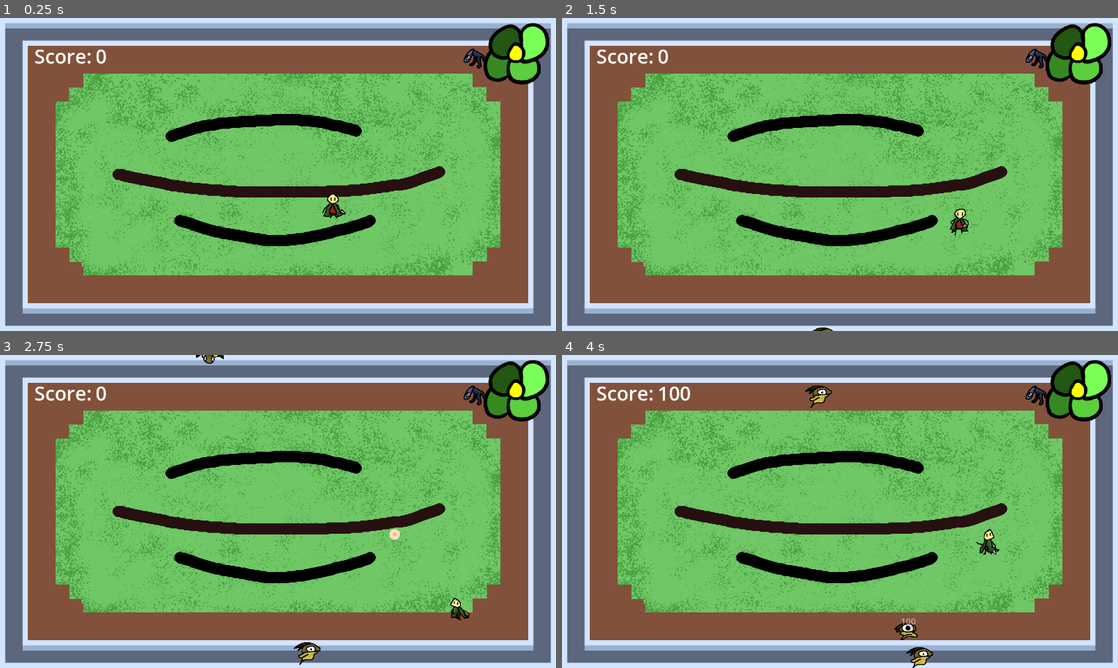
Above: before the commit, frames 1-4 (two rows, left to right).
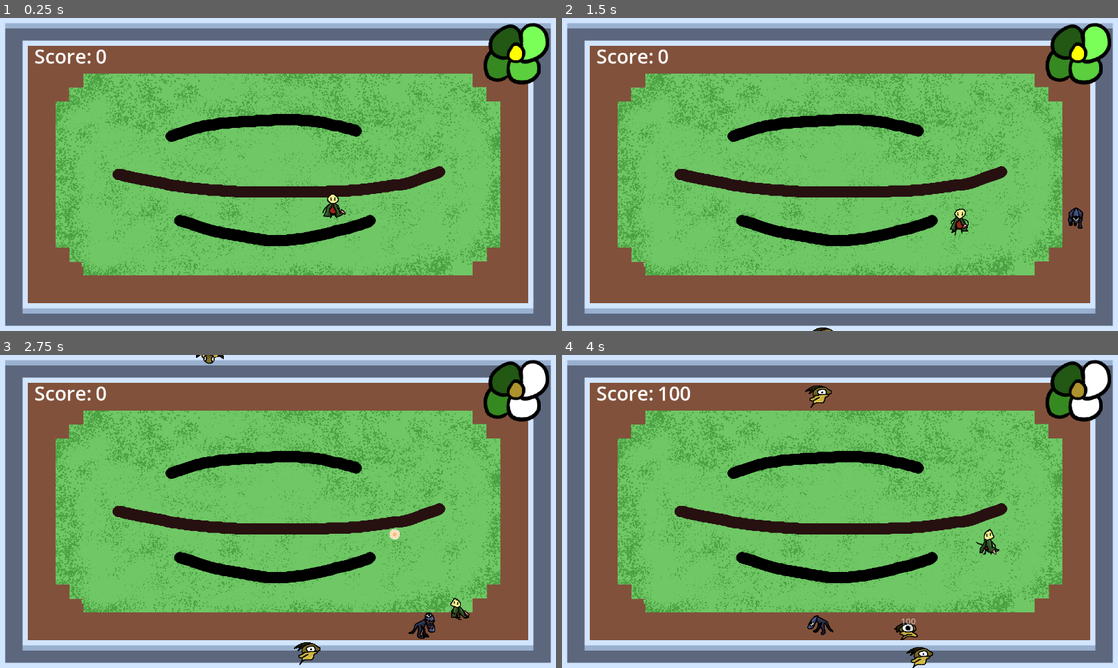
Above: after the commit, the same moments.

Repository: NaoiseRyan/2d-shooting-game-remake
Game: Godot game, scene res://Scenes/main.tscn
Two runs of this game, one before a commit and one after it. Both use one fixed random seed, a clock stepped at 60 frames per second and the inputs below.
Inputs (mouse positions are in pixels of both pictures, inside the frame that each line leads up to):
- Up to frame 1 (0.25 s): no input
- Up to frame 2 (1.5 s): move the mouse to (962, 158) at 0.52 s; press the mouse at (962, 158) at 0.53 s; hold Right (move_right) 0.53-1.28 s; move the mouse to (728, 190) at 1.27 s; release the mouse at (728, 190) at 1.28 s; hold S (move_down) from 1.28 s (still down); click (728, 190) at 1.35 s
- Up to frame 3 (2.75 s): move the mouse to (333, 442) at 2.02 s; release S (move_down) at 2.03 s; press the mouse at (333, 442) at 2.03 s; hold Right (move_right) from 2.03 s (still down)
- Up to frame 4 (4 s): move the mouse to (812, 574) at 2.77 s; release Right (move_right) at 2.78 s; release the mouse at (812, 574) at 2.78 s; hold W (move_up) 2.78-3.53 s; click (812, 574) at 2.85 s; move the mouse to (1006, 558) at 3.52 s; press the mouse at (1006, 558) at 3.53 s; hold A (move_left) from 3.53 s (still down)

The runs differ from the first frame. In frame 1, 0.1% of the frame differs, in the area x 83-88%, y 9-17%; in frame 2, 0.3%; in frame 3, 1.0%, in the area x 73-99%, y 2-91%; in frame 4, 1.0%.

Commit message:
Added in enemyTwo movement, death and attack

Diff:
--- a/Scenes/enemy_two.gd
+++ b/Scenes/enemy_two.gd
@@ -3,7 +3,73 @@
 
 signal enemy_two_update_score(score, enemy_ref)
 
-const SPEED = 150.0
+const SPEED = 5.0
 const DAMAGE = 2
 const SCORE_VALUE = 200
 var direction
+
+var attacking = false
+
+var path_follow_ref
+
+#This entire class is fucked by not setting up a base class better
+
+func _physics_process(delta):
+	path_follow_ref.progress += SPEED
+	velocity = self.position - path_follow_ref.position
+	self.position = path_follow_ref.position
+
+func _process(delta):
+	animationHandler()
+
+func animationHandler():
+	if !attacking:
+		if velocity.y == 0 && velocity.x > 0:
+			$AnimatedSprite2D.play("run_left")
+		if velocity.y == 0 && velocity.x < 0:
+			$AnimatedSprite2D.play("run_right")
+		if velocity.x == 0 && velocity.y > 0:
+			$AnimatedSprite2D.play("run_up")
+		if velocity.x == 0 && velocity.y < 0:
+			$AnimatedSprite2D.play("run_down")
+
+#Actually the attack function
+func die():
+	attacking = true
+	$AnimatedSprite2D.play("attack")
+	await $AnimatedSprite2D.animation_finished
+	attacking = false
+
+func killed():
+	enemy_two_update_score.emit(SCORE_VALUE, self)
+	create_death_score_label()
+	set_physics_process(false)
+	set_process(false)
+	$CollisionShape2D.disabled = true
+	$AnimatedSprite2D.play("die")
+	await $AnimatedSprite2D.animation_finished
+	queue_free()
+
+func create_death_score_label():
+	#Creating the score label on enemy
+	var death_score_label = Label.new()
+	add_child(death_score_label)
+	death_score_label.text = str(SCORE_VALUE)
+	death_score_label.anchors_preset = 8
+	death_score_label.add_theme_font_size_override("font_size", 20)
+	#Tween to make text fly up after spawning
+	var position_tween = create_tween()
+	position_tween.tween_property(death_score_label, "position:y", death_score_label.position.y - 40, .35)
+	var alpha_tween = create_tween()
+	alpha_tween.tween_property(death_score_label, "modulate:a", 0, .35)
+
+func get_is_collision_active():
+	var return_var
+	if $CollisionShape2D.disabled:
+		return_var = false
+	else:
+		return_var = true
+	return return_var
+
+func record_path_follow(ref):
+	path_follow_ref = ref
--- a/Scenes/enemy_two.tscn
+++ b/Scenes/enemy_two.tscn
@@ -240,13 +240,14 @@
 [sub_resource type="RectangleShape2D" id="RectangleShape2D_1v5gq"]
 size = Vector2(51, 39.5)
 
-[node name="enemyTwo" type="CharacterBody2D"]
+[node name="enemyTwo" type="CharacterBody2D" groups=["enemy"]]
+collision_layer = 4
+collision_mask = 8
 script = ExtResource("1_8lbk7")
 
 [node name="AnimatedSprite2D" type="AnimatedSprite2D" parent="."]
 sprite_frames = SubResource("SpriteFrames_uag1l")
-animation = &"run_left"
-frame_progress = 0.167494
+animation = &"idle"
 
 [node name="CollisionShape2D" type="CollisionShape2D" parent="."]
 position = Vector2(0.5, -0.75)
--- a/Scenes/main.gd
+++ b/Scenes/main.gd
@@ -89,9 +89,9 @@
 	if enemy_two_array.size() < 2:
 		print("less then 3")
 		var new_enemy_two = enemyTwoResource.instantiate()
+		var enemy_spawn_location = $enemyNodes/enemyTwoPath/enemyTwoSpawnLocation
+		new_enemy_two.record_path_follow(enemy_spawn_location)
 		add_child(new_enemy_two)
-		var enemy_spawn_location = $enemyNodes/enemyTwoPath/enemyTwoSpawnLocation
 		enemy_spawn_location.progress_ratio = randf()
 		new_enemy_two.position = enemy_spawn_location.position
-
-#a
+		new_enemy_two.enemy_two_update_score.connect(update_score)
--- a/Scenes/player.gd
+++ b/Scenes/player.gd
@@ -91,6 +91,8 @@
 		$iFrameDebounce.start()
 		body.die()
 		var new_health = health - body.DAMAGE
+		if new_health < 0:
+			new_health = 0
 		health_changed.emit(new_health)
 
 
